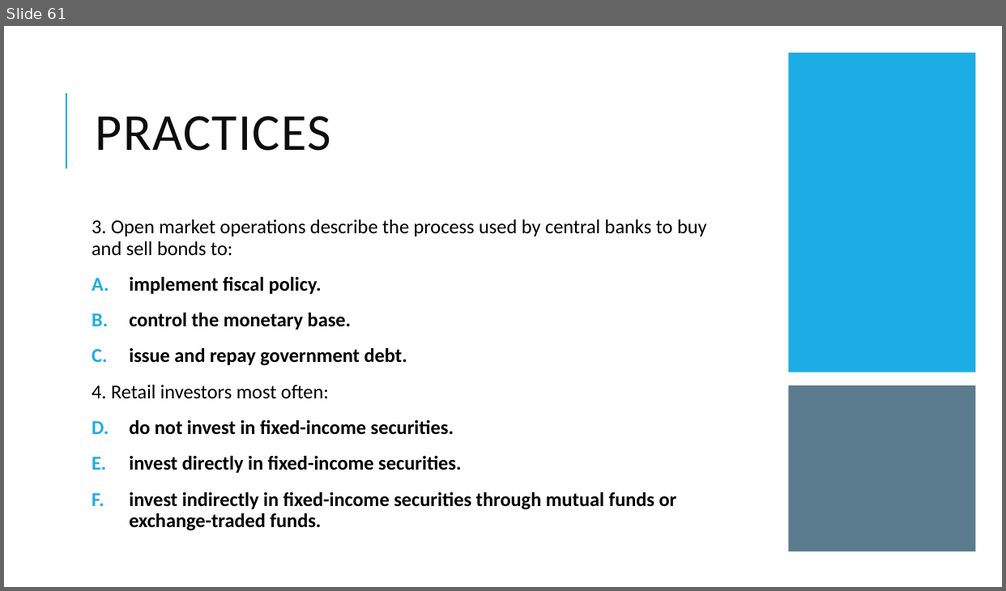
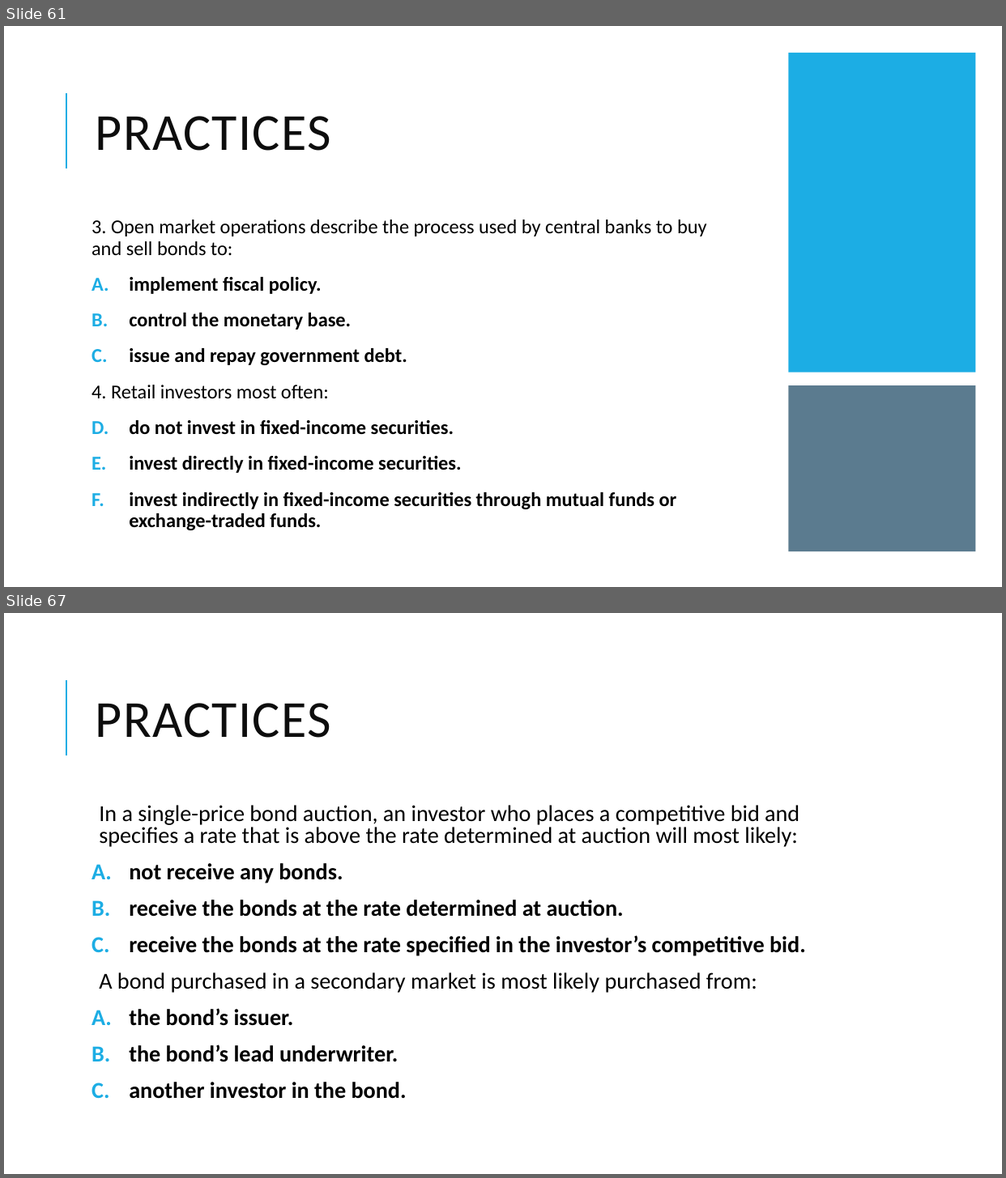
Before and after one commit to Isco0530/data, a slide deck: Fixed Income.pptx. Shown one above the other, each under a label of ours: slide 61 before the commit, slides 61 and 67 after it; the slides between them are not shown. The pictures are 1006x591 and 1006x1178 pixels, drawn with LibreOffice and Linux fonts; fonts in the diff are those of the drawing. Boxes give left, top, right and bottom in pixels: in the first picture for what was removed or moved away, otherwise in the second. Text is boxed around its words. In the diff, an @@ line names an element or a change of style, - is before the commit and + after.

```diff
--- a/Fixed Income.pptx
+++ b/Fixed Income.pptx
@@ slide 67 added at [4,613,1002,1174], background #FFFFFF; not listed: 1 template element that a slide beside it also shows @@
@@ title added at [96,703,331,738], 50 pt, text #0D0D0D @@
+PRACTICES
@@ text added at [99,805,806,1099], 22 pt, text #000000, bold @@
+  In a single-price bond auction, an investor who places a competitive bid and specifies a rate that is above the rate determined at auction will most likely:
+A. not receive any bonds.
+B. receive the bonds at the rate determined at auction.
+C. receive the bonds at the rate specified in the investor’s competitive bid.
+  A bond purchased in a secondary market is most likely purchased from:
+A. the bond’s issuer.
+B. the bond’s lead underwriter.
+C. another investor in the bond.
```
Also in this commit, not shown: 3 slides changed, 2 other slides added.
